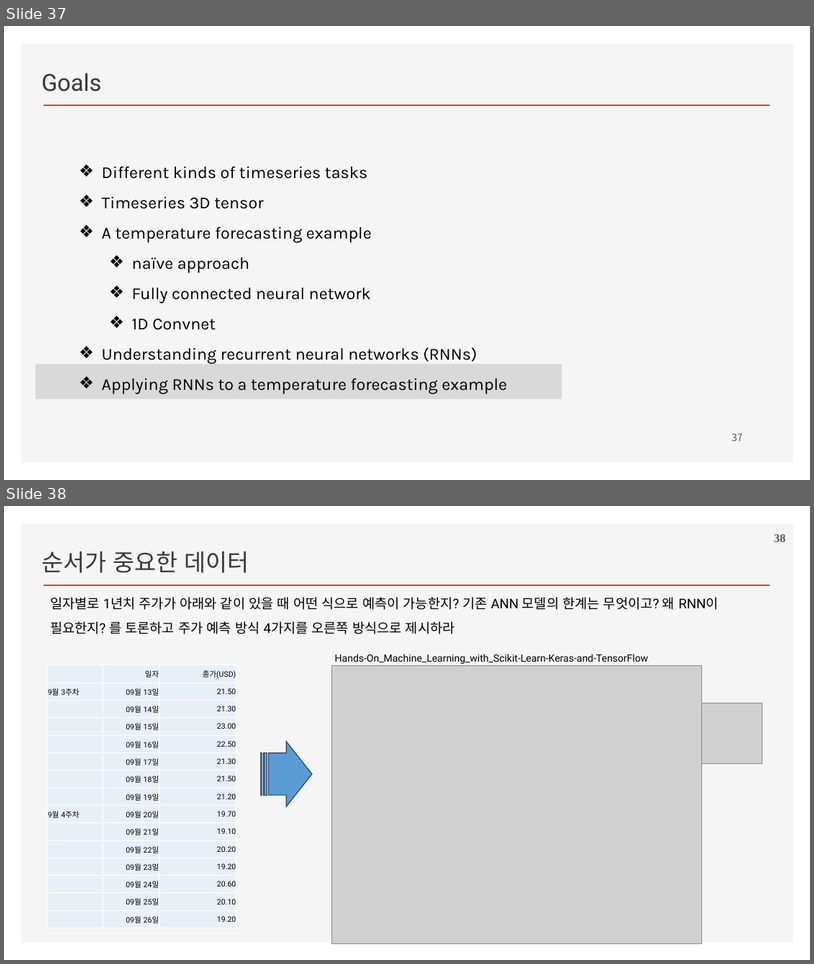
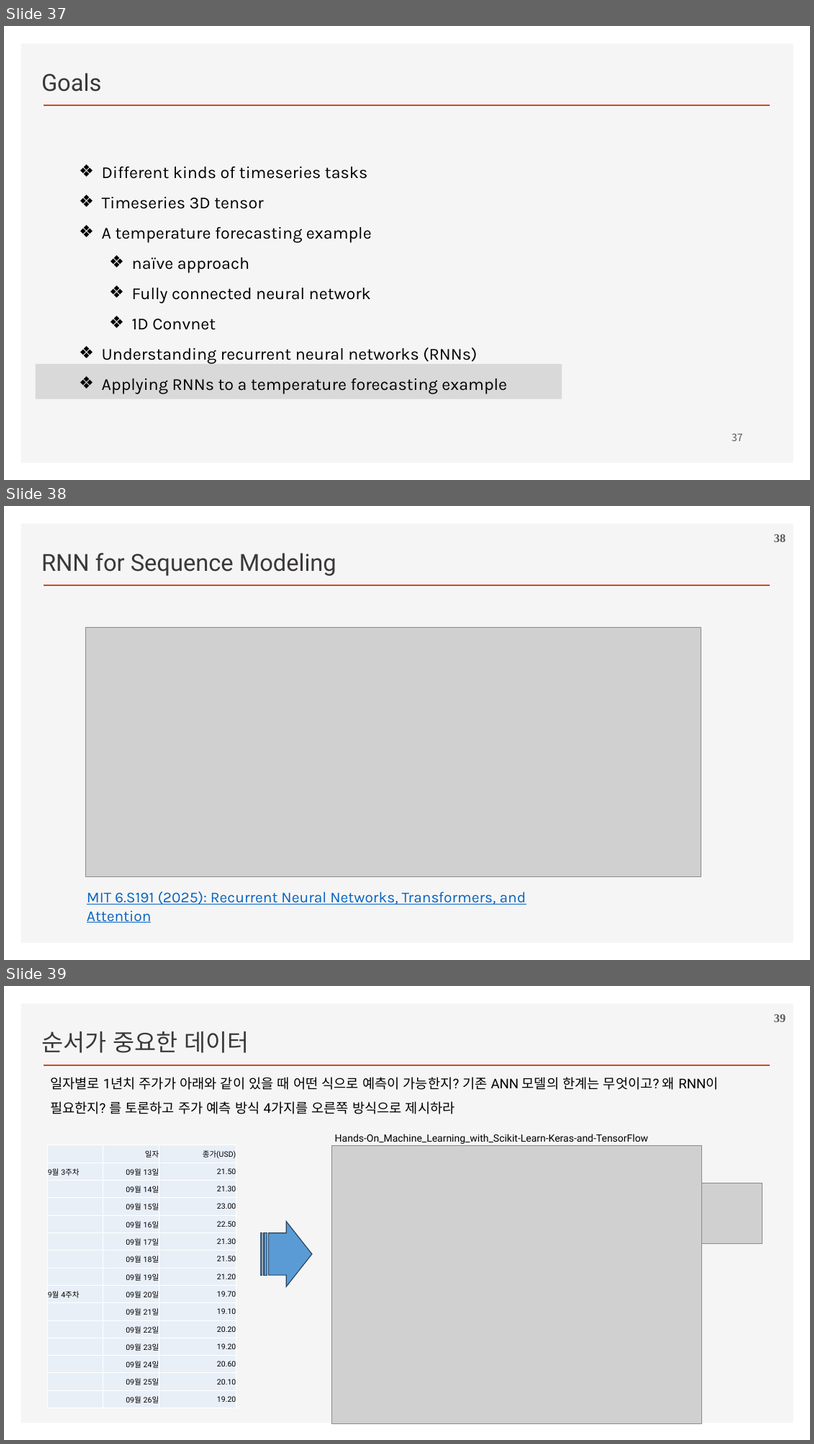
Before and after one commit to ancestor9/2026_Fall_Deep-Learning-with-Python, a slide deck: Chapter 13 Timeseries forecasting.pptx. Shown one above the other, each under a label of ours: slides 37 and 38 before the commit, slides 37, 38 and 39 after it. The pictures are 814x964 and 814x1444 pixels, drawn with LibreOffice and Linux fonts; fonts in the diff are those of the drawing; grey boxes stand for pictures; background and template pictures are left out. Boxes give left, top, right and bottom in pixels: in the first picture for what was removed or moved away, otherwise in the second. Text is boxed around its words. In the diff, an @@ line names an element or a change of style, - is before the commit and + after.

```diff
--- a/Chapter 13 Timeseries forecasting.pptx
+++ b/Chapter 13 Timeseries forecasting.pptx
@@ slide 38 added at (x1=4, y1=506, x2=810, y2=960), background #FFFFFF; not listed: 2 template elements that a slide beside it also shows @@
@@ page number added at (x1=774, y1=534, x2=786, y2=542), 14 pt, text #595959, bold @@
+38
@@ text added at (x1=41, y1=553, x2=337, y2=576), 28 pt, text #3B3838 @@
+RNN for Sequence Modeling
@@ picture added at (x1=85, y1=627, x2=702, y2=877) @@
@@ text added at (x1=87, y1=891, x2=527, y2=904), 18 pt, text #0563C1, underline @@
+MIT 6.S191 (2025): Recurrent Neural Networks, Transformers, and Attention
@@ what was slide 38 is now slide 39 @@
```
Also in this commit, not shown: 2 slides changed.
